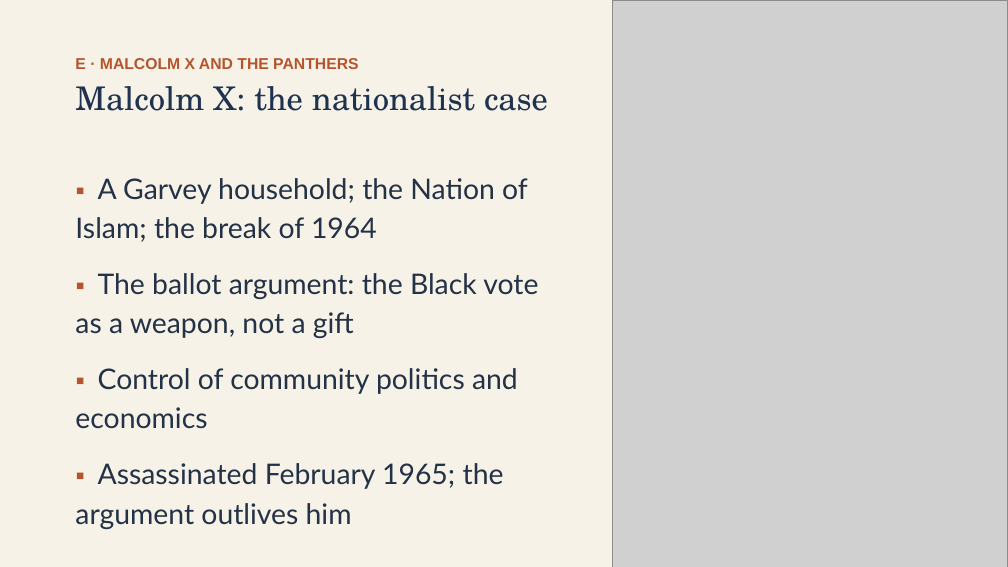
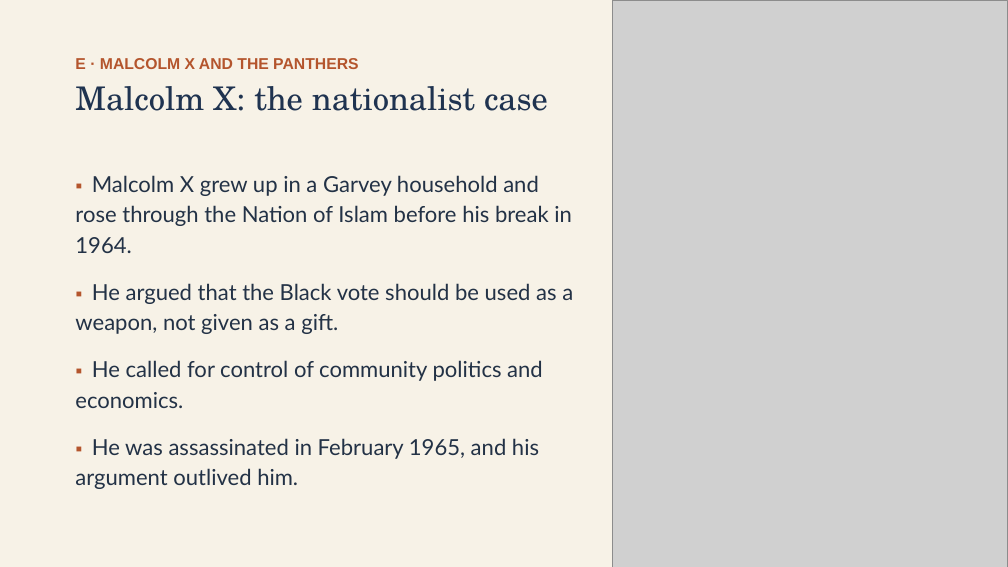
Before and after one commit to ab17gthb/humanities-curriculum-group, a slide deck: slide 15 of civil-rights/lesson-07/lesson-07-slides.pptx. Drawn at 1008x567 pixels with LibreOffice and Linux fonts; fonts in the diff are those of the drawing; grey boxes stand for pictures. Boxes give left, top, right and bottom in pixels: in the first picture for what was removed or moved away, otherwise in the second. Text is boxed around its words. In the diff, an @@ line names an element or a change of style, - is before the commit and + after.

```diff
--- a/civil-rights/lesson-07/lesson-07-slides.pptx
+++ b/civil-rights/lesson-07/lesson-07-slides.pptx
@@ text at [75,175,573,489]: text changed; size 27 to 21 pt @@
-▪ A Garvey household; the Nation of Islam; the break of 1964
-▪ The ballot argument: the Black vote as a weapon, not a gift
-▪ Control of community politics and economics
-▪ Assassinated February 1965; the argument outlives him
+▪ Malcolm X grew up in a Garvey household and rose through the Nation of Islam before his break in 1964.
+▪ He argued that the Black vote should be used as a weapon, not given as a gift.
+▪ He called for control of community politics and economics.
+▪ He was assassinated in February 1965, and his argument outlived him.
```
Also in this commit, not shown: 9 other slides changed, 6 other files.
